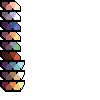
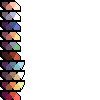
Before/after of a w=100, h=100 layered artwork. What changed in the layer stack:
painted on "Arrière-plan" over [0, 90, 21, 100]
